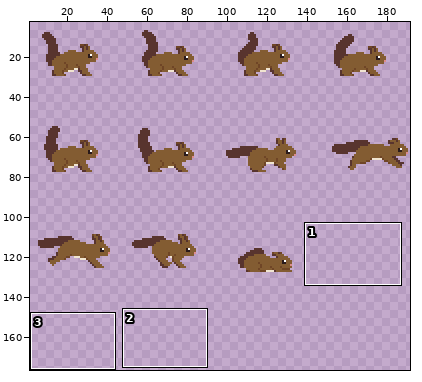
Edited in one commit: sprite sheet (bnp/resources/sprites/squirrel/squirrel.png). Above, an overview of the earlier version with the close-up marked.
Close-up. Old version:
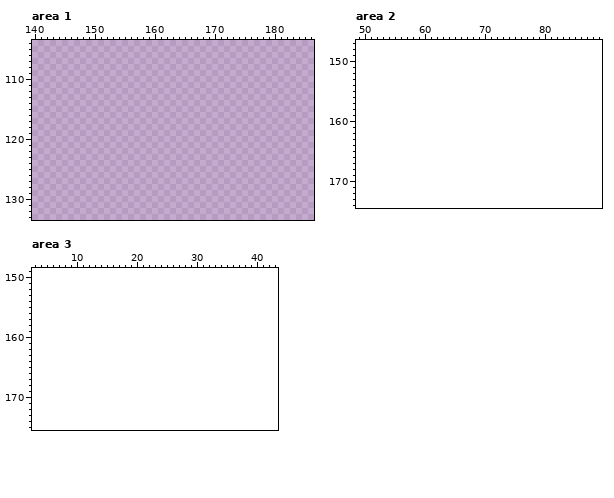
The file is 192x144 pixels. Shown: area 1: x 140..186, y 104..133; area 2: x 49..89, y 147..174; area 3: x 3..43, y 149..175. The old version is drawn lined up with the new one, on the new canvas. The wide view leaves out empty margins.
Now the later version:
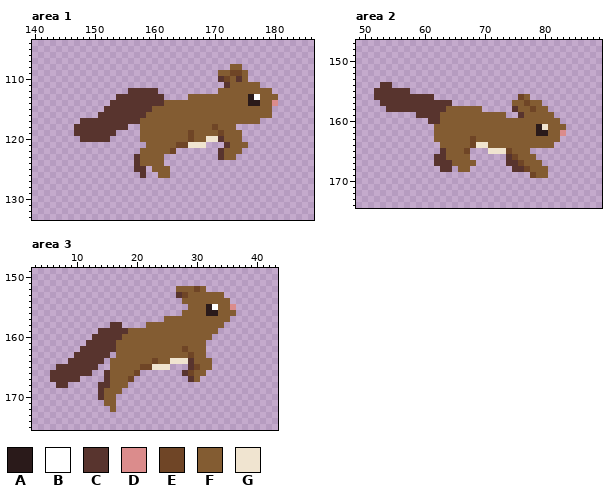
Palette (. is transparent): A #2a1a1a  B #ffffff  C #58342e  D #db8c8c  E #6f4526  F #835c32  G #f0e4d0
The edit:
canvas 192x144 -> 192x192
Changed rows in their new state; - is an unchanged pixel.
Area 1:
first column x 147:
108 --------------------------FF------
109 ------------------------FFEEF-----
110 ------------------------CEFCF-----
111 -------------------------CFFFFF---
112 ---------CCCCC----------FFFFFFFFF-
113 -------CCCCCCCC----FFFFFFFFFFABFFF
114 ------CCCCCCCCCFFFFFFFFFFFFFFAAFFD
115 -----CCCCCCCCFFFFFFFFFFFFFFFFFFFF-
116 ----CCCCCCCCFFFFFFFFFFFFFFFFFFFFF-
117 -CCCCCCCCCCFFFFFFFFFFFFFFFFFFFF---
118 CCCCCCCCC--FFFFFFFFFFFFEFFF-------
119 CCCCCCC----FFFFFFFFEFFFFEFFF------
120 -CCCCC-----FFFFFFFFEFFGGCFFF------
121 ------------FFFFFEEGGG---CFFF-----
122 -----------FFFFFE-------CFFF------
123 ----------CFFFF---------CFF-------
124 ----------CFFFF-------------------
125 ----------CC-FFF------------------
126 -----------C--FF------------------
Area 2:
first column x 52:
154 -CC-----------------------------
155 CCCCCC--------------------------
156 CCCCCCCCCC--------------EF------
157 -CCCCCCCCCCCC----------FFEFF----
158 --CCCCCCCCCCFFFFFF-----CFFEFF---
159 -------CCCCFFFFFFFFFFF--CFFFFF--
160 ---------CCFFFFFFFFFFFFFFFFFFFF-
161 ----------FFFFFFFFFFFFFFFFFAGFFF
162 ----------FFFFFFFFFFFFFFFFFAAFFD
163 ----------FFFFFFEFFFFFFFFFFFFFF-
164 -----------FFFFFEGGFFFFFFFFFFF--
165 -----------CFFFE---GGGEFFF------
166 ----------CCFFFF------CEFFF-----
167 ----------CCCFFFF-----CCEFFF----
168 -----------CC-FF-------CCEFFF---
169 --------------------------EFF---
Area 3:
first column x 6:
152 ---------------------FFFEF-----
153 ---------------------CEFFFFFF--
154 ----------------------FFFFFFFF-
155 -----------------------FFFABFFD
156 ----------------------FFFFAAFFF
157 -------------------FFFFFFFFFFF-
158 ----------CC----FFFFFFFFFFFFF--
159 --------CCCCCFFFFFFFFFFFFFFF---
160 -------CCCCCFFFFFFFFFFFFFFF----
161 ------CCCCCFFFFFFFFFFFFFFF-----
162 -----CCCCCCFFFFFFFFFFFEFFF-----
163 ----CCCCCC-FFFFFFFFFFFFEFF-----
164 ---CCCCCC-FFFFFFFEFFGGGCFFF----
165 -CCCCCCC--FFFFFEEGGG---CEFF----
166 CCCCCCC--CFFFFE-------CEFF-----
167 CCCCC----CFFFE---------CF------
168 -CC-----CCFFF------------------
169 --------CFFF-------------------
170 --------CFF--------------------
171 ---------FF--------------------
172 ----------F--------------------
